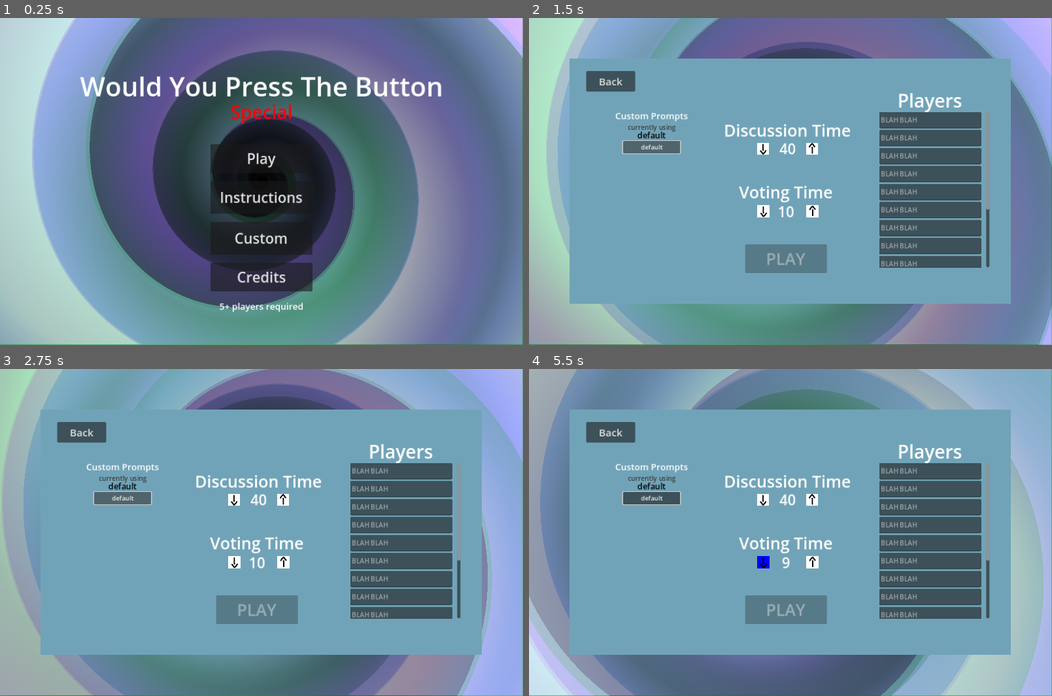
Above: before the commit, frames 1-4 (two rows, left to right).
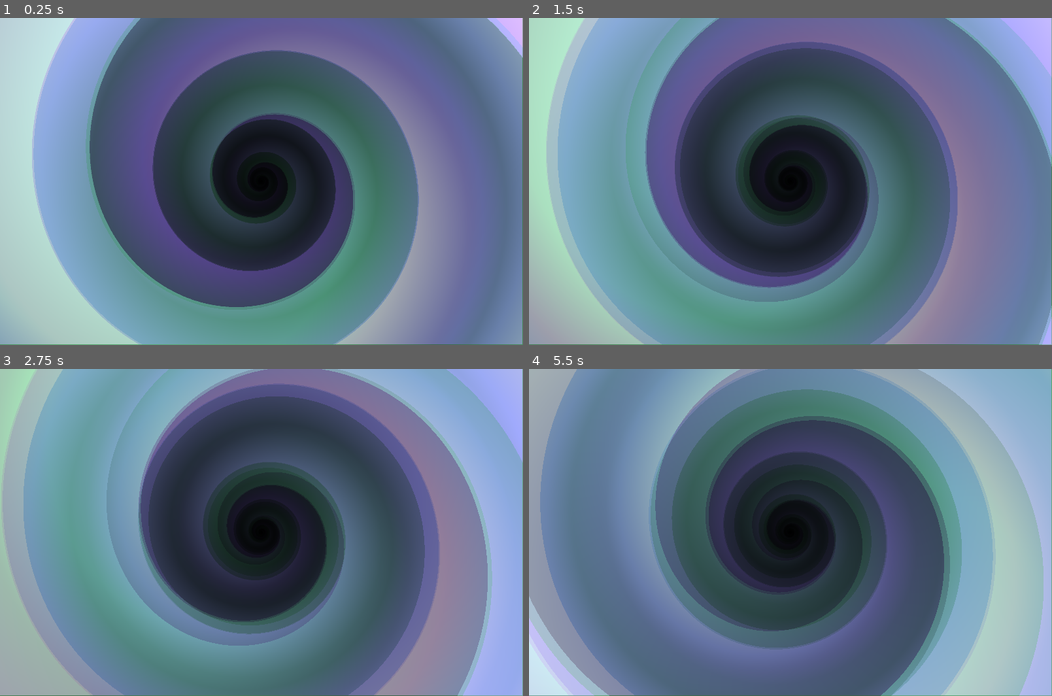
Above: after the commit, the same moments.

Repository: Beepered/WouldYouPressTheButton-Special
Game: Godot game, scene res://scenes/game_manager.tscn
Same seed, same stepped clock (60 frames per second), same inputs: the game is played once before the commit and once after it.
Inputs (mouse positions are in pixels of both pictures, inside the frame that each line leads up to):
- Up to frame 1 (0.25 s): no input
- Up to frame 2 (1.5 s): click (790, 158) at 0.5 s, where only the run before the commit has a clickable "Play"; click (649, 148) at 1.25 s, where only the run before the commit has a clickable "default"
- Up to frame 3 (2.75 s): click (120, 499) at 2 s, where only the run before the commit has a clickable "default"
- Up to frame 4 (5.5 s): click (649, 499) at 2.75 s, where only the run before the commit has a clickable "default"; move the mouse to (764, 499) at 3.52 s; click (764, 499) at 3.67 s; move the mouse to (811, 499) at 4.27 s; click (811, 499) at 4.42 s; move the mouse to (764, 561) at 5.02 s; click (764, 561) at 5.17 s

The runs differ from the first frame. In frame 1, 4.5% of the frame differs, in the area x 15-85%, y 17-90%; in frame 2, 52%; in frame 3, 50%; in frame 4, 55%, in the area x 7-93%, y 12-88%.
Error after the commit: Invalid call. Nonexistent function 'keys' in base 'Nil'. (res://scripts/game_manager.gd:17)

Commit message:
initialize save function
maybe works maybe doesn't

Diff:
--- a/wouldyoupressthebutton-special/scripts/game_manager.gd
+++ b/wouldyoupressthebutton-special/scripts/game_manager.gd
@@ -12,7 +12,51 @@
 	# folder for prompt chances
 	dir = DirAccess.open(OS.get_executable_path().get_base_dir())
 	dir.make_dir("prompt chances")
+
+	var load = initialize_save("test")
+	for i in load.keys():
+		print(load[i].prompt)
+
 	begin_menu()
+
+func initialize_save(path):
+	var textFile = FileAccess.open(Global.custom_folder_path + path + ".txt", FileAccess.READ)
+	if(textFile):
+		var save_dict = {}
+		var save_file = FileAccess.open(Global.chance_folder_path + path + ".save", FileAccess.READ)
+		if(save_file):
+			var json = JSON.new()
+			var json_string = save_file.get_line()
+			var parse_result = json.parse(json_string)
+			var data = json.data
+			var savedPrompts = []
+			var savedChances = []
+			for i in data.keys():
+				savedPrompts.append(data[i].prompt)
+				savedChances.append(data[i].chance)
+			# find differences through text file
+			var position = 1
+			while textFile.get_position() < textFile.get_length():
+				var textPrompt = textFile.get_line()
+				if(savedPrompts.size() < position || textPrompt != savedPrompts[position - 1]):
+					save_dict[position] = {"prompt": textPrompt, "chance": 0.5}
+				else:
+					save_dict[position] = {"prompt": textPrompt, "chance": savedChances[position - 1]}
+				position += 1
+			var save_to_file = FileAccess.open(Global.chance_folder_path + path + ".save", FileAccess.WRITE)
+			json_string = JSON.stringify(save_dict)
+			save_to_file.store_line(json_string)
+		else:
+			var position = 1
+			while textFile.get_position() < textFile.get_length():
+				save_dict[position] = {"prompt": textFile.get_line(), "chance": 0.5}
+				position += 1
+			var save_to_file = FileAccess.open(Global.chance_folder_path + path + ".save", FileAccess.WRITE)
+			var json_string = JSON.stringify(save_dict)
+			save_to_file.store_line(json_string)
+		return save_dict
+	else:
+		print("no file")
 
 func begin_menu():
 	var menu = mainMenu.instantiate()
--- a/wouldyoupressthebutton-special/scripts/play/PromptReader.gd
+++ b/wouldyoupressthebutton-special/scripts/play/PromptReader.gd
@@ -7,10 +7,15 @@
 		promptList.push_back(file.get_line())
 	return promptList
 
-func save_game(path, save_data):
-	if(FileAccess.file_exists(Global.custom_folder_path + path + ".txt")):
+func save_game(path, save_dict):
+	var textFile
+	if path == "default":
+		textFile = FileAccess.open(Global.default_file_path, FileAccess.READ)
+	else:
+		textFile = FileAccess.open(Global.custom_folder_path + path + ".txt", FileAccess.READ)
+	if(textFile):
 		var save_file = FileAccess.open(Global.chance_folder_path + path + ".save", FileAccess.WRITE)
-		var json_string = JSON.stringify(save_data)
+		var json_string = JSON.stringify(save_dict)
 		save_file.store_line(json_string)
 	else:
 		print("no file")
@@ -28,25 +33,45 @@
 		else:
 			return json
 
-func create_basic_save(path): # get TXT file
-	if(!path):
-		print("path is null: ", path)
+func initialize_save(path):
+	var textFile
+	if(path == "default"):
+		textFile = FileAccess.open(Global.default_file_path, FileAccess.READ)
 	else:
-		var file
-		if path == "default":
-			file = FileAccess.open(Global.default_file_path, FileAccess.READ)
+		textFile = FileAccess.open(Global.custom_folder_path + path + ".txt", FileAccess.READ)
+	if(textFile):
+		var save_dict = {}
+		var save_file = FileAccess.open(Global.chance_folder_path + path + ".save", FileAccess.READ)
+		if(save_file):
+			var json = JSON.new()
+			var json_string = save_file.get_line()
+			var parse_result = json.parse(json_string)
+			var data = json.data
+			var savedPrompts = []
+			var savedChances = []
+			for i in data.keys():
+				savedPrompts.append(data[i].prompt)
+				savedChances.append(data[i].chance)
+			# find differences through text file
+			var position = 1
+			while textFile.get_position() < textFile.get_length():
+				var textPrompt = textFile.get_line()
+				if(savedPrompts.size() < position || textPrompt != savedPrompts[position - 1]):
+					save_dict[position] = {"prompt": textPrompt, "chance": 0.5}
+				else:
+					save_dict[position] = {"prompt": textPrompt, "chance": savedChances[position - 1]}
+				position += 1
+			var save_to_file = FileAccess.open(Global.chance_folder_path + path + ".save", FileAccess.WRITE)
+			json_string = JSON.stringify(save_dict)
+			save_to_file.store_line(json_string)
 		else:
-			file = FileAccess.open(Global.custom_folder_path + path + ".txt", FileAccess.READ)
-		if(file):
-			var save_dict = {}
 			var position = 1
-
-			while file.get_position() < file.get_length():
-				save_dict[position] = {"prompt": file.get_line(), "chance": 0.5}
+			while textFile.get_position() < textFile.get_length():
+				save_dict[position] = {"prompt": textFile.get_line(), "chance": 0.5}
 				position += 1
-
-			var save_file = FileAccess.open(Global.chance_folder_path + path + ".save", FileAccess.WRITE)
+			var save_to_file = FileAccess.open(Global.chance_folder_path + path + ".save", FileAccess.WRITE)
 			var json_string = JSON.stringify(save_dict)
-			save_file.store_line(json_string)
-		else:
-			print("no file")
+			save_to_file.store_line(json_string)
+		return save_dict
+	else:
+		print("no file")
--- a/wouldyoupressthebutton-special/scripts/play/play_controller.gd
+++ b/wouldyoupressthebutton-special/scripts/play/play_controller.gd
@@ -40,59 +40,33 @@
 
 @onready var prompts = really_get_prompts()
 
-func get_prompts():
-	var mainList = promptReader.get_text_list(Global.file_path)
-	if(mainList.size() < numRounds):
-		var list = FileAccess.open(Global.default_file, FileAccess.READ)
-		while (mainList.size() < numRounds):
-			var x = list.get_line()
-			if(randi_range(0, 3) == 0):
-				mainList.append(x)
-			if(list.eof_reached()):
-				list.seek(0)
-	randomize()
-	mainList.shuffle()
-	return mainList
-
 func really_get_prompts():
-	var load
-	load = promptReader.load_game(Global.chance_folder_path + Global.file_path + ".save")
-	if(!load):
-		promptReader.create_basic_save(Global.file_path)
-		load = promptReader.load_game(Global.chance_folder_path + Global.file_path + ".save")
-
-	var data = load.data
+	var load = promptReader.initialize_save("test") # get dictionary
 	var prompts = []
-	if(data.keys().size() < numRounds): # if too few keys then get all custom prompt and then take from default
-		for i in data.keys():
-			prompts.append(data[i].prompt)
-			data[i].chance = 0.1
-		print(prompts)
-		var defaultLoad = promptReader.load_game(Global.chance_folder_path + "default.save")
-		if(!defaultLoad):
-			promptReader.create_basic_save("default")
-			load = promptReader.load_game(Global.chance_folder_path + "default.save")
-		var defaultData = defaultLoad.data
+	if(load.keys().size() < numRounds): # if too few keys then get all custom prompt and then take from default
+		for i in load.keys():
+			prompts.append(load[i].prompt)
+			load[i].chance = 0.1
+		promptReader.save_game(Global.file_path, load)
+		var defaultLoad = promptReader.initialize_save("default")
 		while(prompts.size() < numRounds):
-			for i in defaultData.keys():
-				if(defaultData[i].chance >= randf_range(0, 1)):
-					prompts.append(defaultData[i].prompt)
-					defaultData[i].chance = 0.1
+			for i in defaultLoad.keys():
+				if(defaultLoad[i].chance >= randf_range(0, 1)):
+					prompts.append(defaultLoad[i].prompt)
+					defaultLoad[i].chance = 0.1
 				else:
-					defaultData[i].chance += 0.1
-		print(prompts)
-		promptReader.save_game("default", defaultData)
+					defaultLoad[i].chance += 0.1
+		promptReader.save_game("default", defaultLoad)
 	else:
 		while(prompts.size() < numRounds):
-			for i in data.keys():
-				if(data[i].chance >= randf_range(0, 1)):
-					prompts.append(data[i].prompt)
-					data[i].chance = 0.1
+			for i in load.keys():
+				if(load[i].chance >= randf_range(0, 1)):
+					prompts.append(load[i].prompt)
+					load[i].chance = 0.1
 				else:
-					data[i].chance += 0.1
-	promptReader.save_game(Global.file_path, data)
+					load[i].chance += 0.1
+	promptReader.save_game(Global.file_path, load)
 	return prompts
-
 
 func _ready() -> void:
 	# Initialize points array
